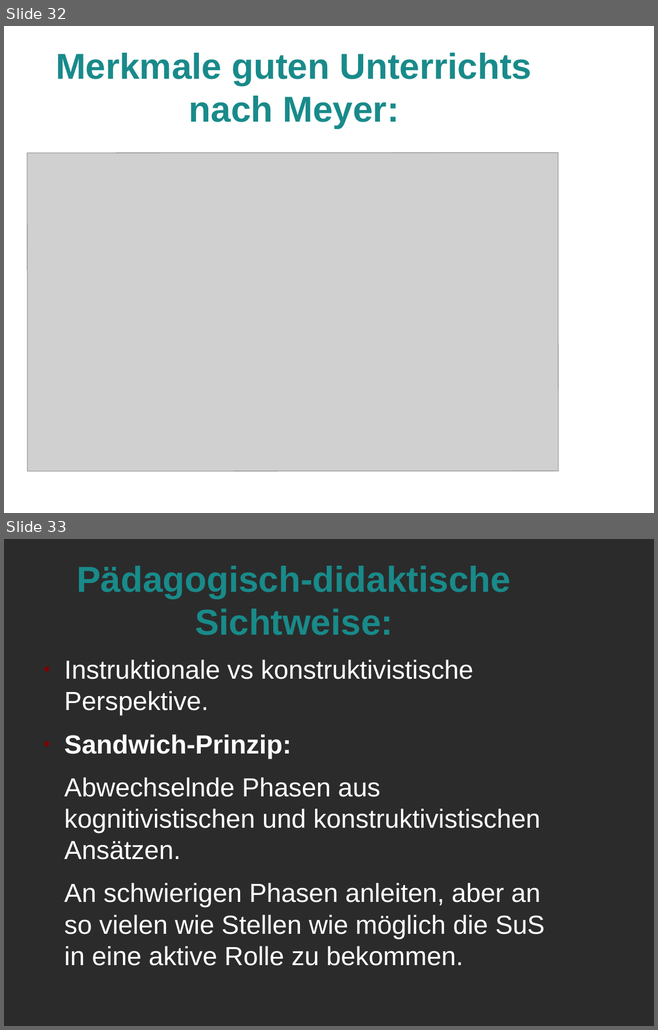
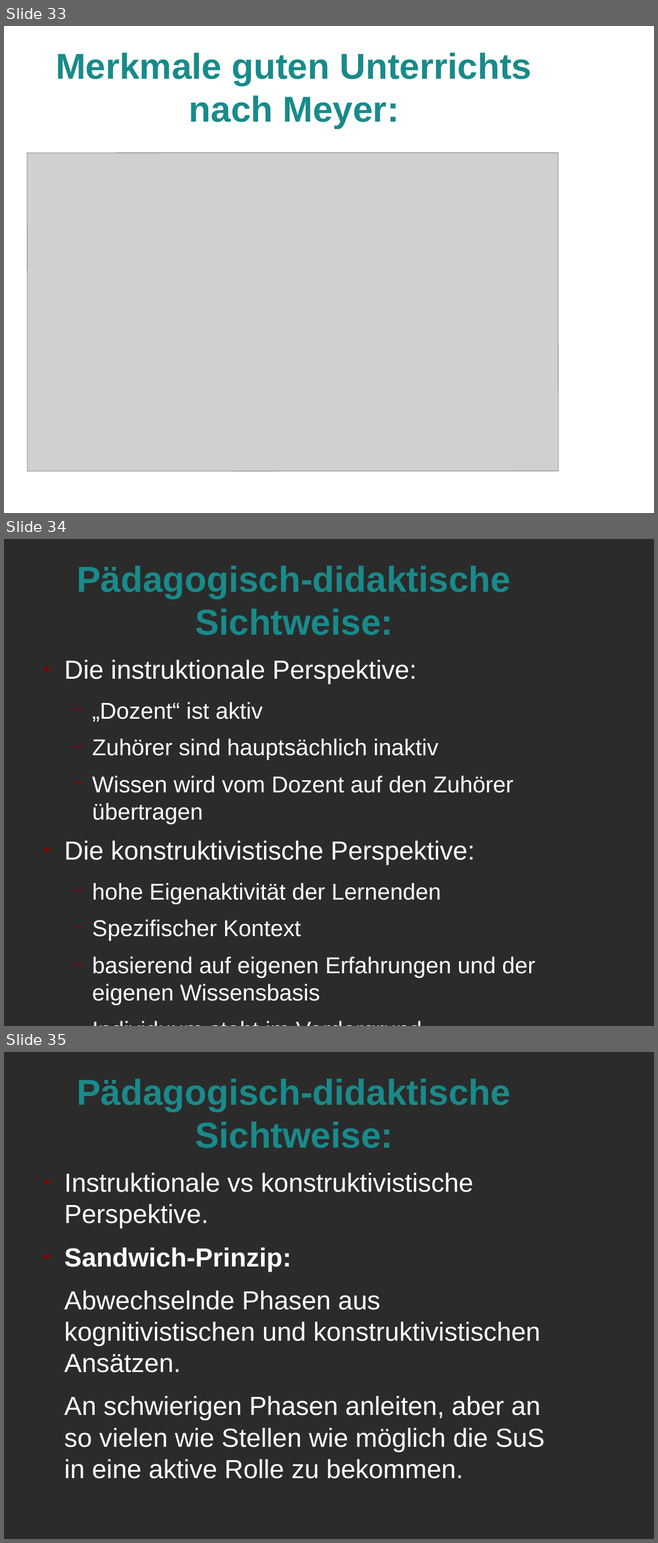
Before and after one commit to LorenzMueller/SS19, a slide deck: Mathe Didaktik/Präsentation.odp. Shown one above the other, each under a label of ours: slides 32 and 33 before the commit, slides 33, 34 and 35 after it. The pictures are 658x1030 and 658x1543 pixels, drawn with LibreOffice and Linux fonts; fonts in the diff are those of the drawing; grey boxes stand for pictures; background and template pictures are left out; a plain dark background stands for a picture behind light text. Boxes give left, top, right and bottom in pixels: in the first picture for what was removed or moved away, otherwise in the second. Text is boxed around its words. In the diff, an @@ line names an element or a change of style, - is before the commit and + after.

```diff
--- a/Mathe Didaktik/Präsentation.odp
+++ b/Mathe Didaktik/Präsentation.odp
@@ slide 34 added at [4, 539, 654, 1026], background picture (left out) @@
@@ title added at [76, 566, 510, 635], 44 pt, text #198A8A, bold @@
+Pädagogisch-didaktische Sichtweise:
@@ text added at [64, 660, 535, 1005], 28 pt, text #FFFFFF @@
+● Die instruktionale Perspektive:
+  − „Dozent“ ist aktiv
+  − Zuhörer sind hauptsächlich inaktiv
+  − Wissen wird vom Dozent auf den Zuhörer übertragen
+● Die konstruktivistische Perspektive:
+  − hohe Eigenaktivität der Lernenden
+  − Spezifischer Kontext
+  − basierend auf eigenen Erfahrungen und der eigenen Wissensbasis
+  − Individuum steht im Vordergrund
@@ what was slide 32 is now slide 33 @@
@@ what was slide 33 is now slide 35 @@
```
Also in this commit, not shown: 3 slides changed, 2 other slides added, 3 other files.
